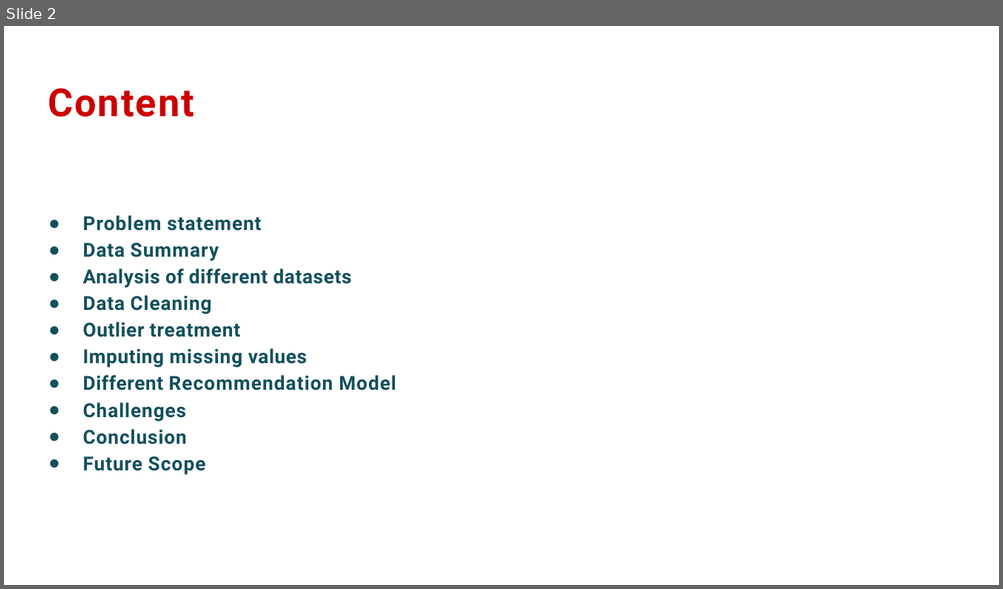
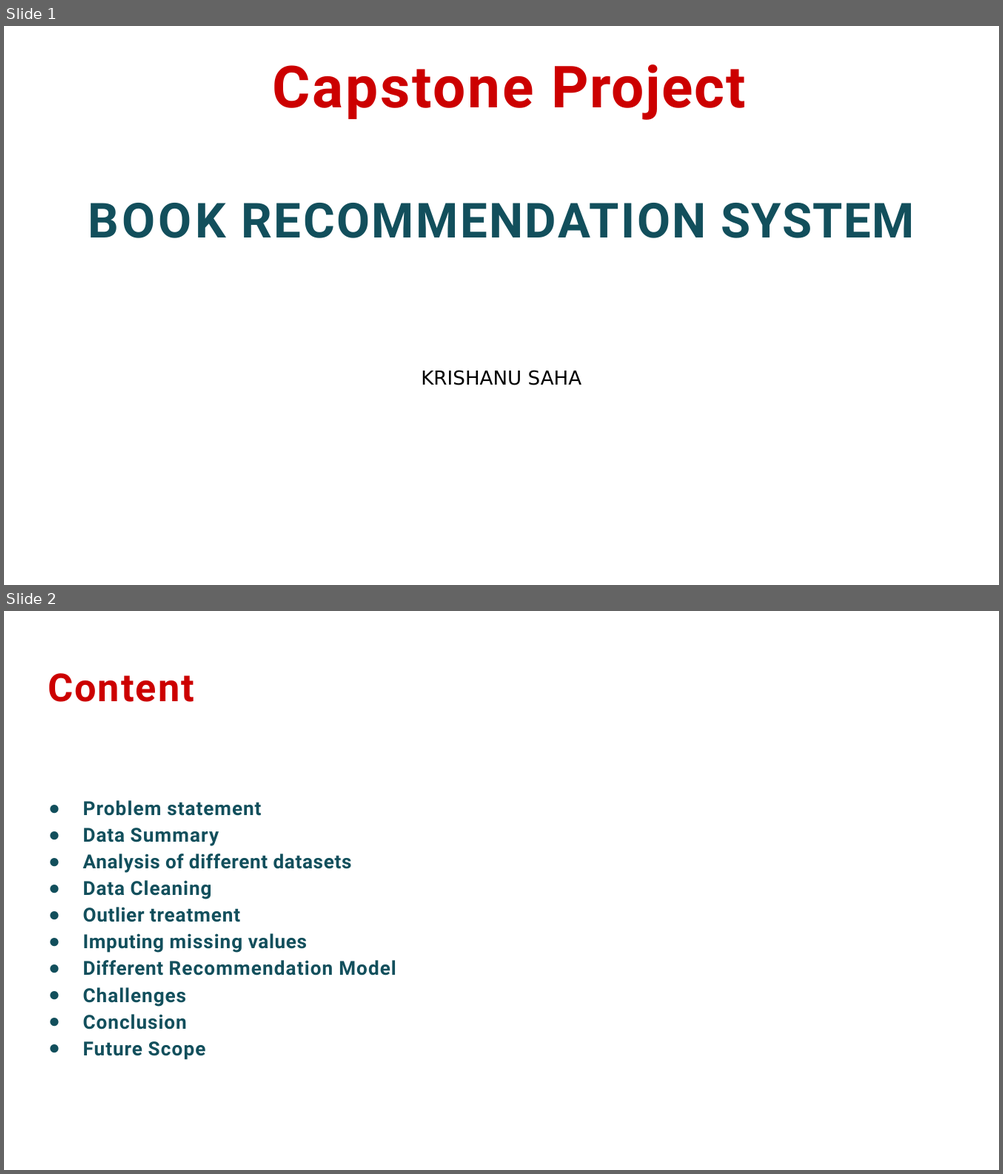
Before and after one commit to Krishanu-Saha/Recommendation_system, a slide deck: BOOK RECOMMENDATION SYSTEM PPT.pptx. Shown one above the other, each under a label of ours: slide 2 before the commit, slides 1 and 2 after it. The pictures are 1003x589 and 1003x1174 pixels, drawn with LibreOffice and Linux fonts; fonts in the diff are those of the drawing; background and template pictures are left out. Boxes give left, top, right and bottom in pixels: in the first picture for what was removed or moved away, otherwise in the second. Text is boxed around its words. In the diff, an @@ line names an element or a change of style, - is before the commit and + after.

```diff
--- a/BOOK RECOMMENDATION SYSTEM PPT.pptx
+++ b/BOOK RECOMMENDATION SYSTEM PPT.pptx
@@ slide 1 added at [4,26,999,585], background #FFFFFF @@
@@ title added at [272,64,745,120], 42 pt, text #CC0000, bold @@
+Capstone Project
@@ text added at [88,203,914,238], 35 pt, text #124F5C, bold @@
+BOOK RECOMMENDATION SYSTEM
@@ text added at [421,370,582,386], 14 pt, text #000000 @@
+KRISHANU SAHA
```
Also in this commit, not shown: 1 slide removed.
